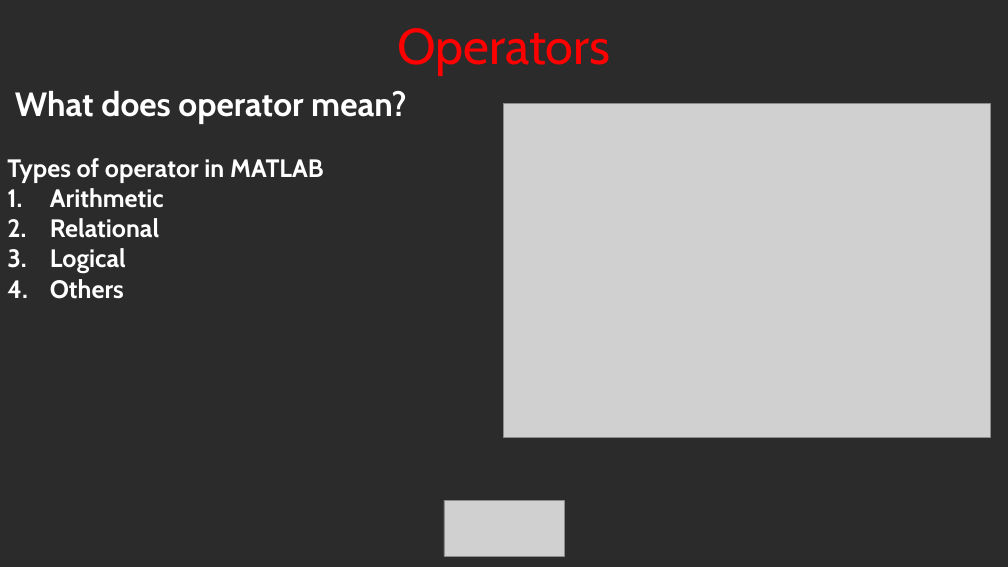
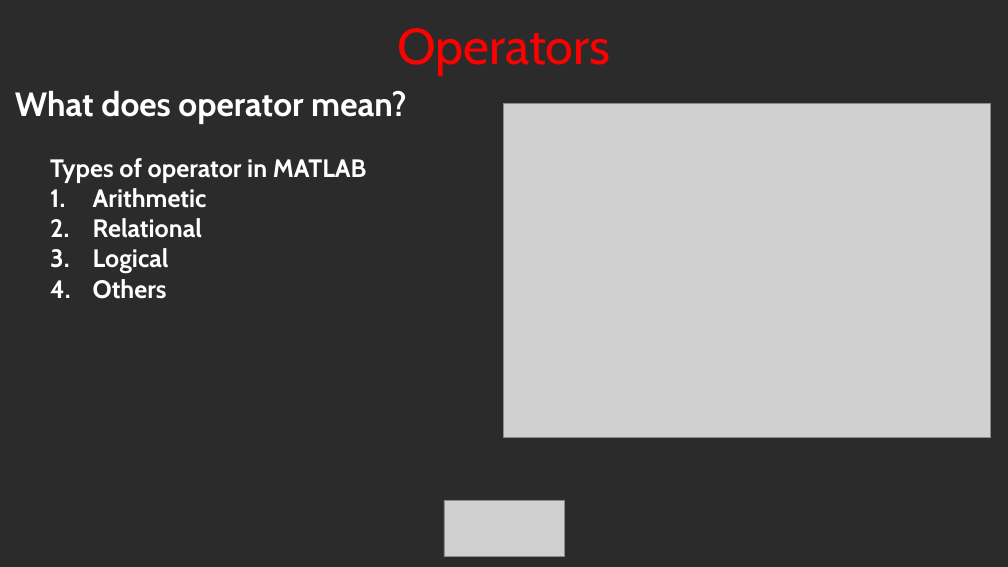
Before and after one commit to Youssef-Ahmed73/MATLAB-Simulink-workshop---Aviation-club-2026, a slide deck: slide 8 of Session 2/Slides/Session 2.pptx. Drawn at 1008x567 pixels with LibreOffice and Linux fonts; fonts in the diff are those of the drawing; grey boxes stand for pictures; background and template pictures are left out; a plain dark background stands for a picture behind light text. Boxes give left, top, right and bottom in pixels: in the first picture for what was removed or moved away, otherwise in the second. Text is boxed around its words. In the diff, an @@ line names an element or a change of style, - is before the commit and + after.

```diff
--- a/Session 2/Slides/Session 2.pptx
+++ b/Session 2/Slides/Session 2.pptx
@@ text "Types of operator in MATLAB": place and size @@
-text "Types of operator in MATLAB" at (7, 158, 324, 299)
+text "Types of operator in MATLAB" at (50, 158, 367, 299)
```
Also in this commit, not shown: 2 other slides changed, 1 other file.
